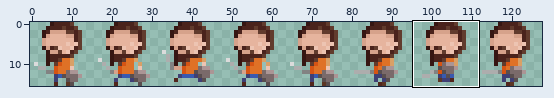
Two versions of one sprite sheet, Code/src/Res/Indo.png. The picture above shows the old version from afar; the outline marks the close-up.
Close-up. The starting point:
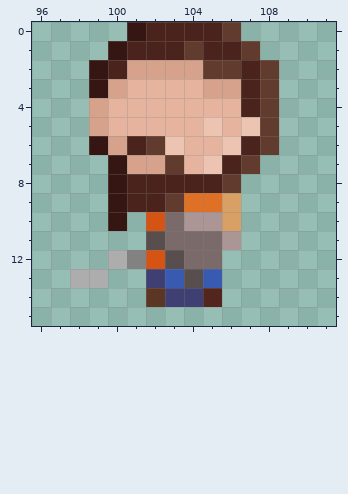
The file is 128x16 pixels. Colours within 5 levels of each other are drawn and written as one. Shown: x 96..111, y 0..15. The commit also changed other parts of the picture, which this record leaves out.
Once edited:
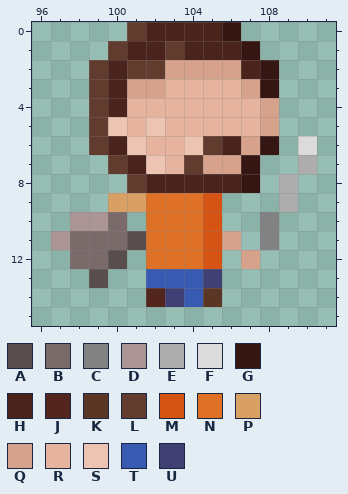
Palette (. is transparent): A #594e4e  B #7a6a6a  C #828282  D #ab9595  E #adadad  F #dbdbdb  G #361612  H #4a231c  J #52261c  K #5c3624  L #613b2d  M #d65413  N #df7126  P #d9a066  Q #d6a28b  R #e6b49e  S #edc4b2  T #385ab0  U #3f3f74
The edit:
Changed rows in their new state; - is an unchanged pixel.
first column x 97:
 0 ----L----G----
 1 ---L--LH--G---
 2 --L-LL--QQ-G--
 3 --LHQQ--RRQG--
 4 --LH------RQ--
 5 --LS-S--R-RQ--
 6 --LHSRRSLHQG-F
 7 ---LHSRLQQG--E
 8 ---.L----HG-E-
 9 ---PPNN-M.--E-
10 -DDB-NNNM.-C--
11 DBBBANNNMQ-C--
12 -BBA.NNNM-Q---
13 -.A--T-TU-----
14 -----J-TK-----
Where, in picture pixels (left, top, right, bottom), the same in both close-ups:
changed: (51, 22, 317, 307)
